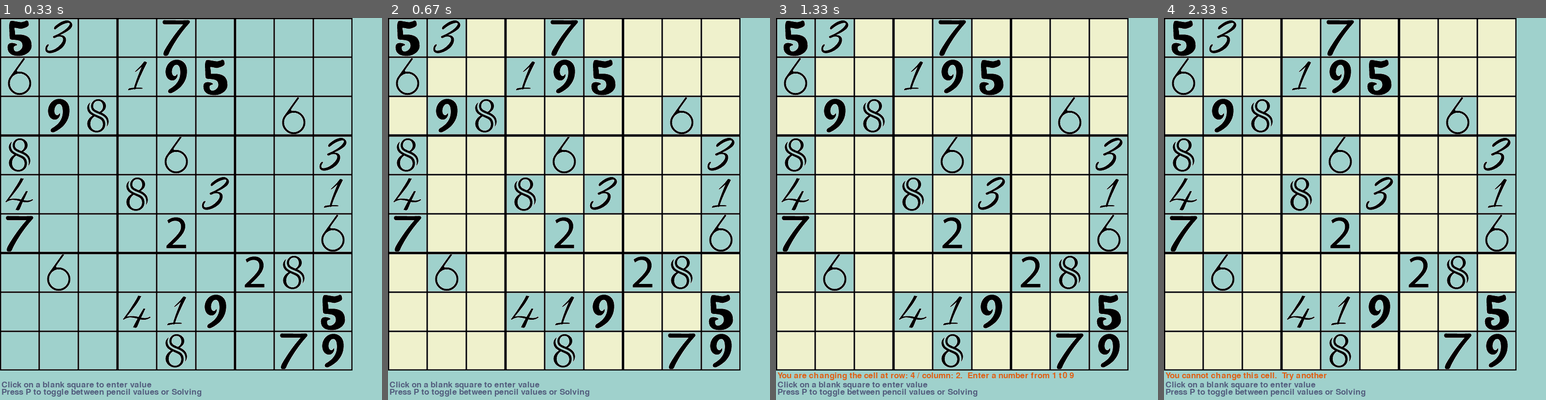
Above: before the commit, frames 1-4 (left to right).
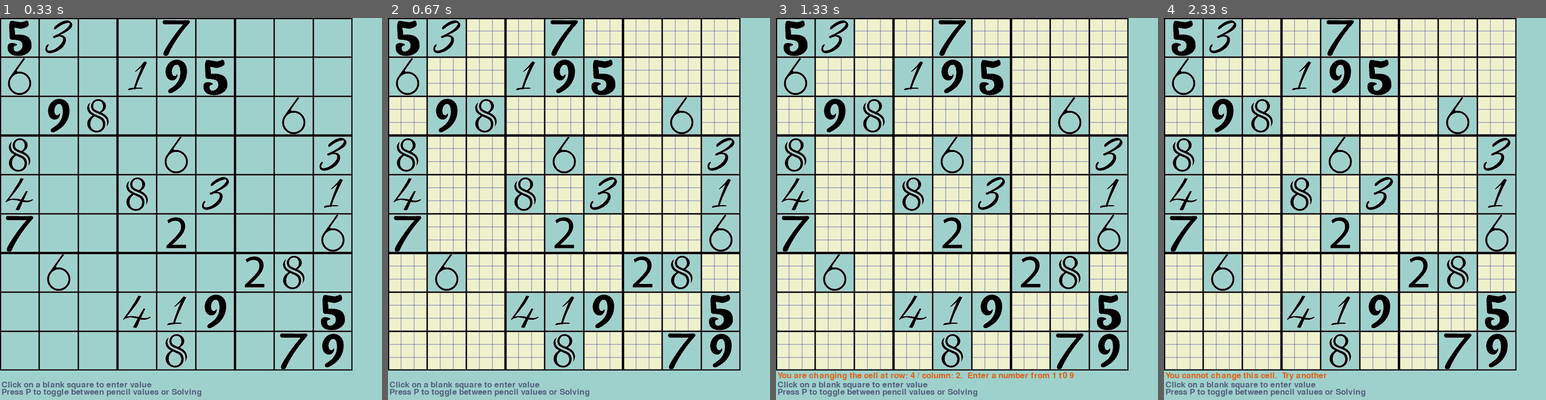
Above: after the commit, the same moments.

Repository: MAOneill/pygame-sudoku
Game: pygame game, started from pygame_soduko.py
The game is run twice, just before and just after one commit, with the same random seed, the same clock (stepped at 60 frames per second) and the same inputs.
Inputs (mouse positions are in pixels of both pictures, inside the frame that each line leads up to):
- Up to frame 1 (0.33 s): no input
- Up to frame 2 (0.67 s): tap P at 0.33 s
- Up to frame 3 (1.33 s): click (970, 235) at 0.72 s; click (848, 151) at 1.05 s
- Up to frame 4 (2.33 s): click (1496, 342) at 1.38 s; click (1217, 197) at 1.72 s; click (1335, 308) at 2.05 s

Frame 1 is identical in both runs. In frame 2, 4.9% of the frame differs, in the area x 0-92%, y 0-92%; in frame 3, 4.9%; in frame 4, 4.9%.

Commit message:
added grid lines for pencils

Diff:
--- a/pygame_soduko.py
+++ b/pygame_soduko.py
@@ -157,6 +157,7 @@
 
     # Game initialization
     grid_image = pygame.image.load('numbers/big_grid_lines.png').convert_alpha()
+    pencil_grid_image = pygame.image.load('numbers/litte_grid_lines.png').convert_alpha()
 
 
     #create data
@@ -249,12 +250,13 @@
                 if cell.image != None :
                     screen.blit(cell.image, (cell.x_position,cell.y_position))
             else:               #in pencil mode
-                if type(cell) == Known_cell:
+                if type(cell) == Known_cell:    #use cell value
                     screen.blit(cell.image, (cell.x_position,cell.y_position))
                 else:       #unknown cells
                     for z in range(1,10):
                         # screen.blit(cell.pencils[z].image, (cell.x_position, cell.y_position))
                         screen.blit(cell.pencils[z].image, (cell.pencils[z].xpos,cell.pencils[z].ypos))
+                        screen.blit(pencil_grid_image, (cell.x_position,cell.y_position))
 
 
         #while we are in pencil mode,
